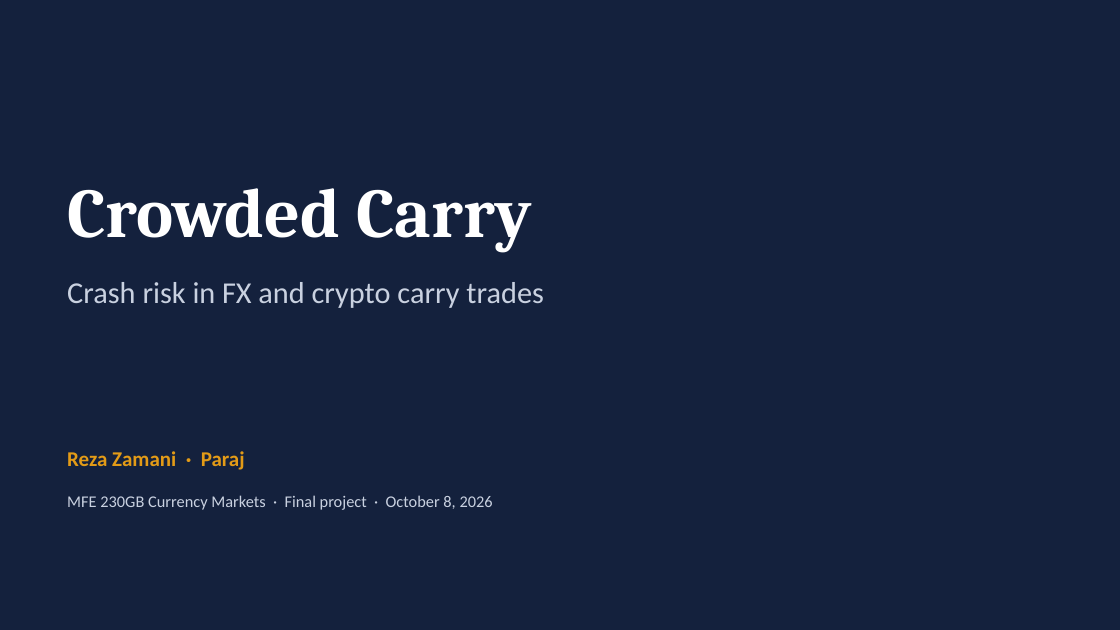
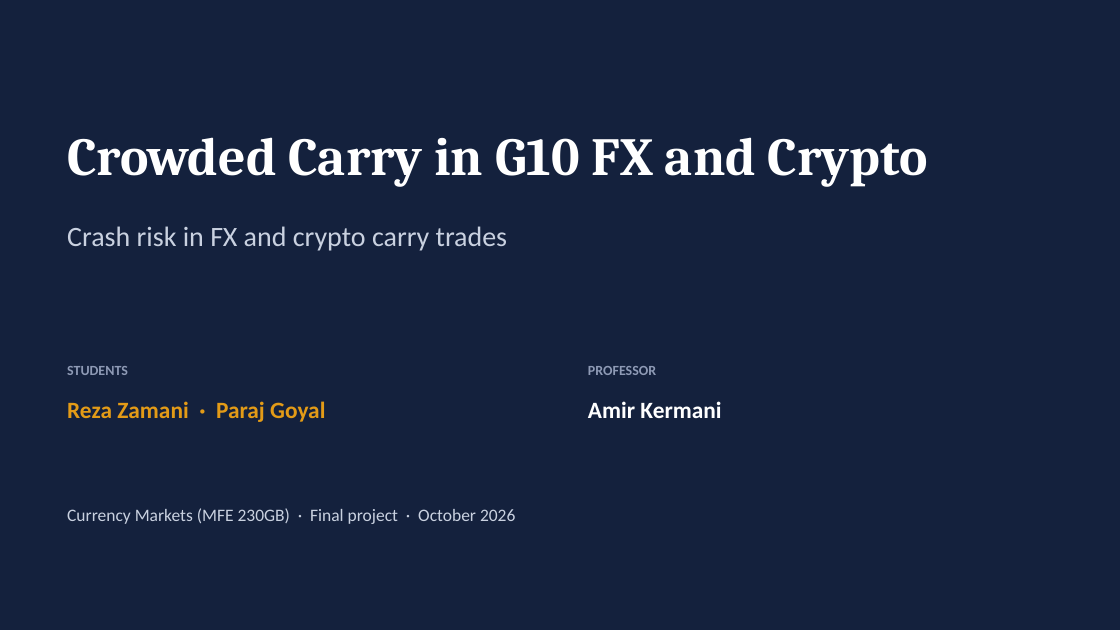
Before and after one commit to rezazamani2329/currency-crypto-carry, a slide deck: slide 1 of slides/presentation.pptx. Drawn at 1120x630 pixels with LibreOffice and Linux fonts; fonts in the diff are those of the drawing. Boxes give left, top, right and bottom in pixels: in the first picture for what was removed or moved away, otherwise in the second. Text is boxed around its words. In the diff, an @@ line names an element or a change of style, - is before the commit and + after.

```diff
--- a/slides/presentation.pptx
+++ b/slides/presentation.pptx
@@ text at box(67, 137, 928, 187): text changed; size 60 to 46 pt @@
-Crowded Carry
+Crowded Carry in G10 FX and Crypto
@@ text "Crash risk in FX and ...": place and size @@
-text "Crash risk in FX and ..." at box(67, 282, 544, 308)
+text "Crash risk in FX and ..." at box(67, 226, 508, 251)
@@ text "Crash risk in FX and ..." at box(67, 226, 508, 251): size 26 to 24 pt @@
@@ text added at box(67, 366, 128, 375), 12 pt, text #8E9AB5, bold @@
+STUDENTS
@@ text added at box(588, 366, 656, 375), 12 pt, text #8E9AB5, bold @@
+PROFESSOR
@@ text at box(67, 401, 325, 422): text changed; size 18 to 20 pt @@
-Reza Zamani · Paraj
+Reza Zamani · Paraj Goyal
@@ text added at box(588, 401, 721, 418), 20 pt, text #FFFFFF, bold @@
+Amir Kermani
@@ text at box(67, 508, 515, 524): text changed; size 14 to 15 pt @@
-MFE 230GB Currency Markets · Final project · October 8, 2026
+Currency Markets (MFE 230GB) · Final project · October 2026
```
Also in this commit, not shown: 10 other slides changed, 4 slides added, 2 other files.
